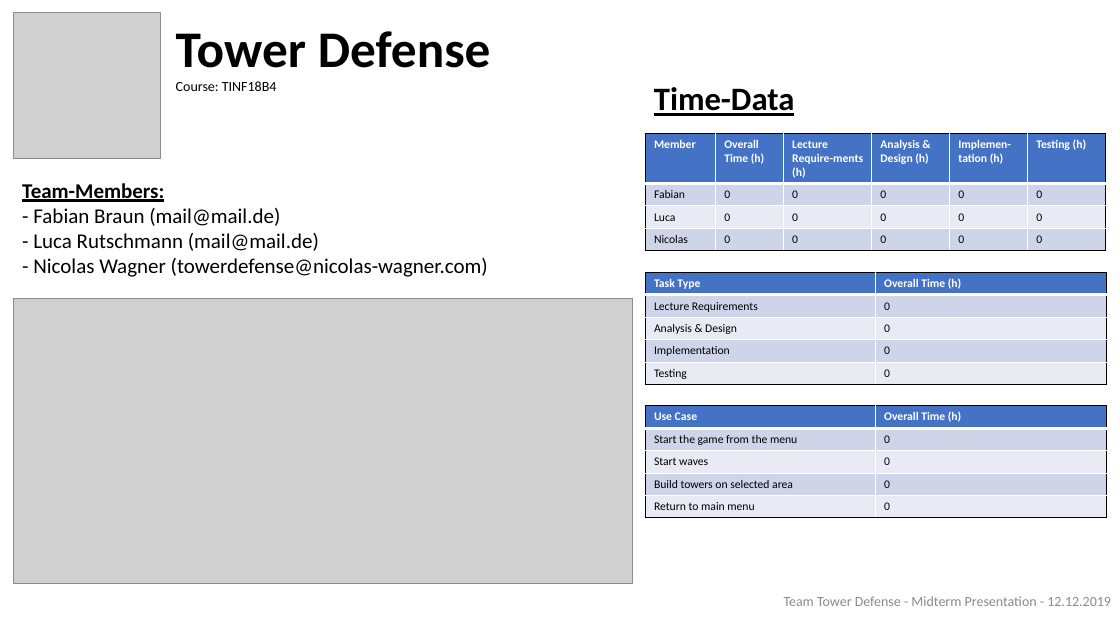
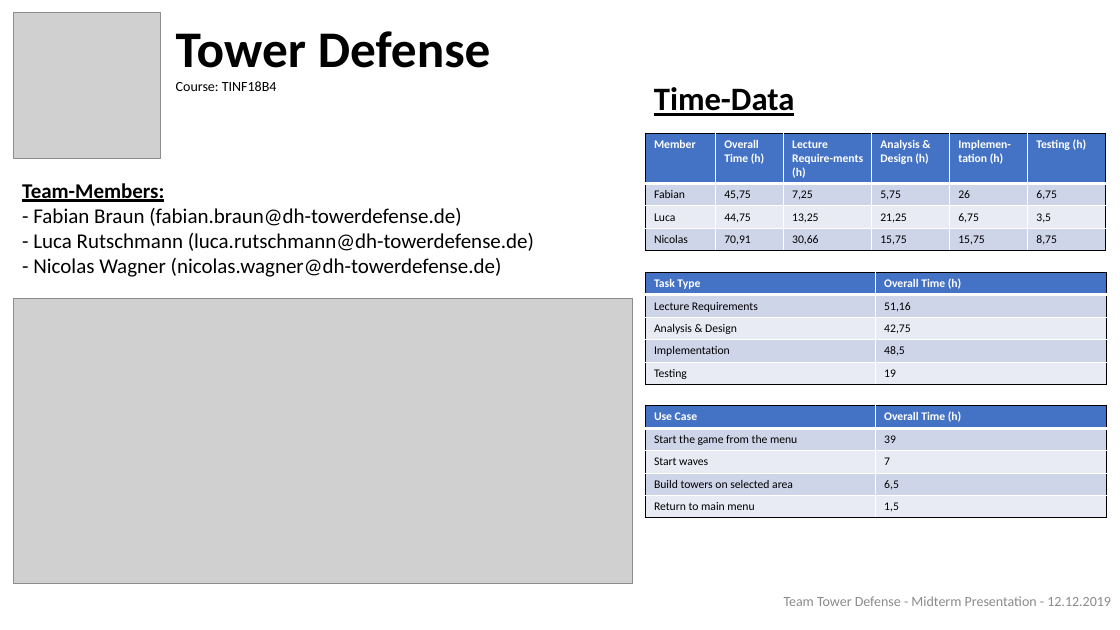
Before and after one commit to niwa99/Tower-Defense, a slide deck: slide 1 of midterm-presentation/Handout-Midterm.pptx. Drawn at 1120x630 pixels with LibreOffice and Linux fonts; fonts in the diff are those of the drawing; grey boxes stand for pictures. Boxes give left, top, right and bottom in pixels: in the first picture for what was removed or moved away, otherwise in the second. Text is boxed around its words. In the diff, an @@ line names an element or a change of style, - is before the commit and + after.

Commit message:
[DHTD-53] presentation and data added

```diff
--- a/midterm-presentation/Handout-Midterm.pptx
+++ b/midterm-presentation/Handout-Midterm.pptx
@@ table at <box>646,133,1107,250</box> @@
-row 2: Fabian | 0 | 0 | 0 | 0 | 0
+row 2: Fabian | 45,75 | 7,25 | 5,75 | 26 | 6,75
-row 3: Luca | 0 | 0 | 0 | 0 | 0
+row 3: Luca | 44,75 | 13,25 | 21,25 | 6,75 | 3,5
-row 4: Nicolas | 0 | 0 | 0 | 0 | 0
+row 4: Nicolas | 70,91 | 30,66 | 15,75 | 15,75 | 8,75
@@ text at <box>22,183,534,277</box>: text changed @@
-Team-Members:
-- Fabian Braun (mail@mail.de)
-- Luca Rutschmann (mail@mail.de)
-- Nicolas Wagner (towerdefense@nicolas-wagner.com)
+Team-Members:
+- Fabian Braun (fabian.braun@dh-towerdefense.de)
+- Luca Rutschmann (luca.rutschmann@dh-towerdefense.de)
+- Nicolas Wagner (nicolas.wagner@dh-towerdefense.de)
@@ table at <box>646,272,1107,384</box> @@
-row 2, column 2: 0
+row 2, column 2: 51,16
-row 3, column 2: 0
+row 3, column 2: 42,75
-row 4, column 2: 0
+row 4, column 2: 48,5
-row 5, column 2: 0
+row 5, column 2: 19
@@ table at <box>646,406,1107,518</box> @@
-row 2, column 2: 0
+row 2, column 2: 39
-row 3, column 2: 0
+row 3, column 2: 7
-row 4, column 2: 0
+row 4, column 2: 6,5
-row 5, column 2: 0
+row 5, column 2: 1,5
```
Also in this commit, not shown: 3 other files.
